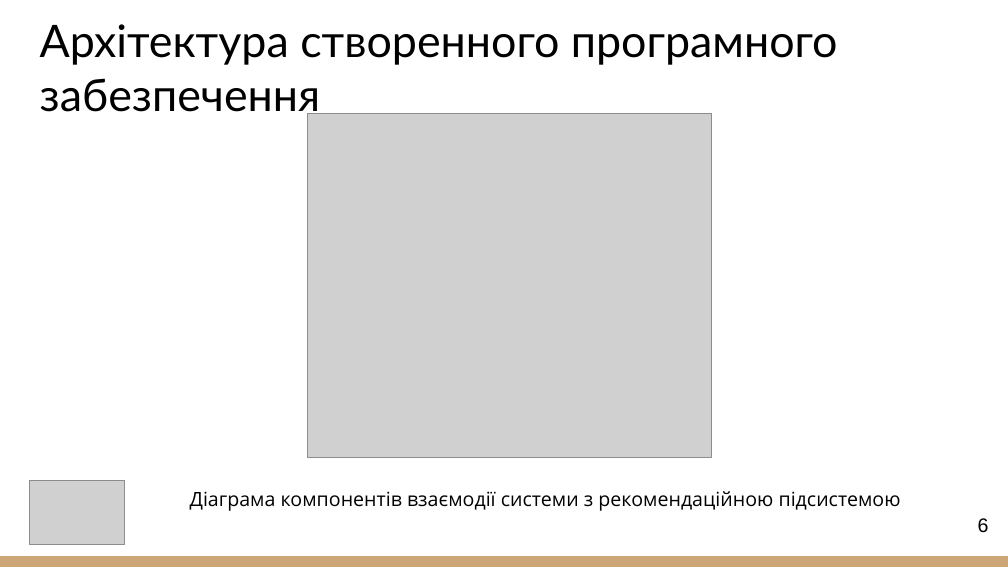
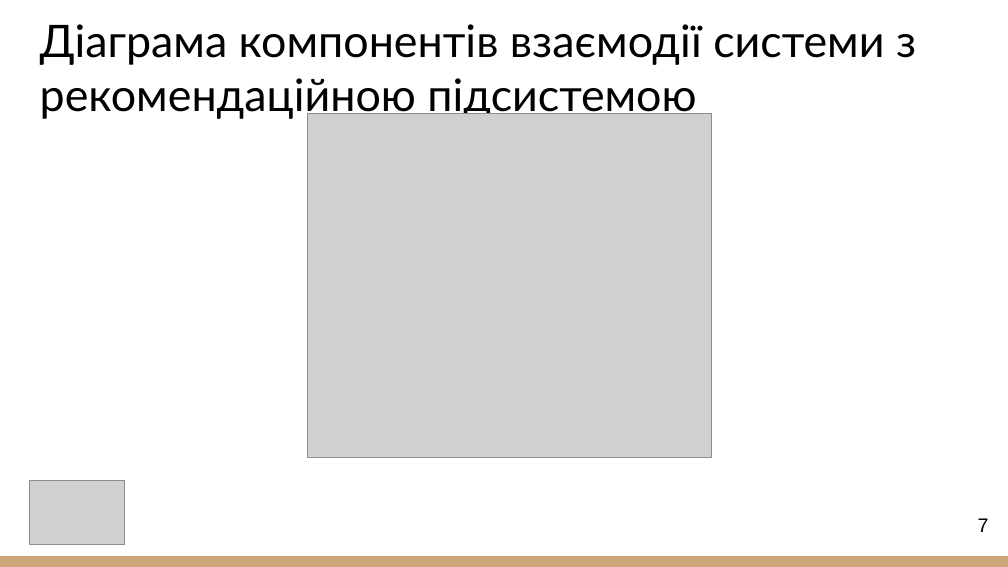
Before and after one commit to NureTanasiichukVladyslav/2025_B_PI_PZPI-21-3_Tanasiichuk_V_Y, a slide deck: slide 7 of 2025_Б_ПІ_ПЗПІ-21-3_Танасійчук_В_Є.pptx (slide 6 before the commit). Drawn at 1008x567 pixels with LibreOffice and Linux fonts; fonts in the diff are those of the drawing; grey boxes stand for pictures. Boxes give left, top, right and bottom in pixels: in the first picture for what was removed or moved away, otherwise in the second. Text is boxed around its words. In the diff, an @@ line names an element or a change of style, - is before the commit and + after.

```diff
--- a/2025_Б_ПІ_ПЗПІ-21-3_Танасійчук_В_Є.pptx
+++ b/2025_Б_ПІ_ПЗПІ-21-3_Танасійчук_В_Є.pptx
@@ title at (40,24,916,120): text changed @@
-Архітектура створенного програмного забезпечення
+Діаграма компонентів взаємодії системи з рекомендаційною підсистемою
@@ text removed at (190,491,901,511) @@
-Діаграма компонентів взаємодії системи з рекомендаційною підсистемою
@@ page number at (978,518,989,532): text changed @@
-6
+7
```
Also in this commit, not shown: 7 other slides changed, 1 slide added.
